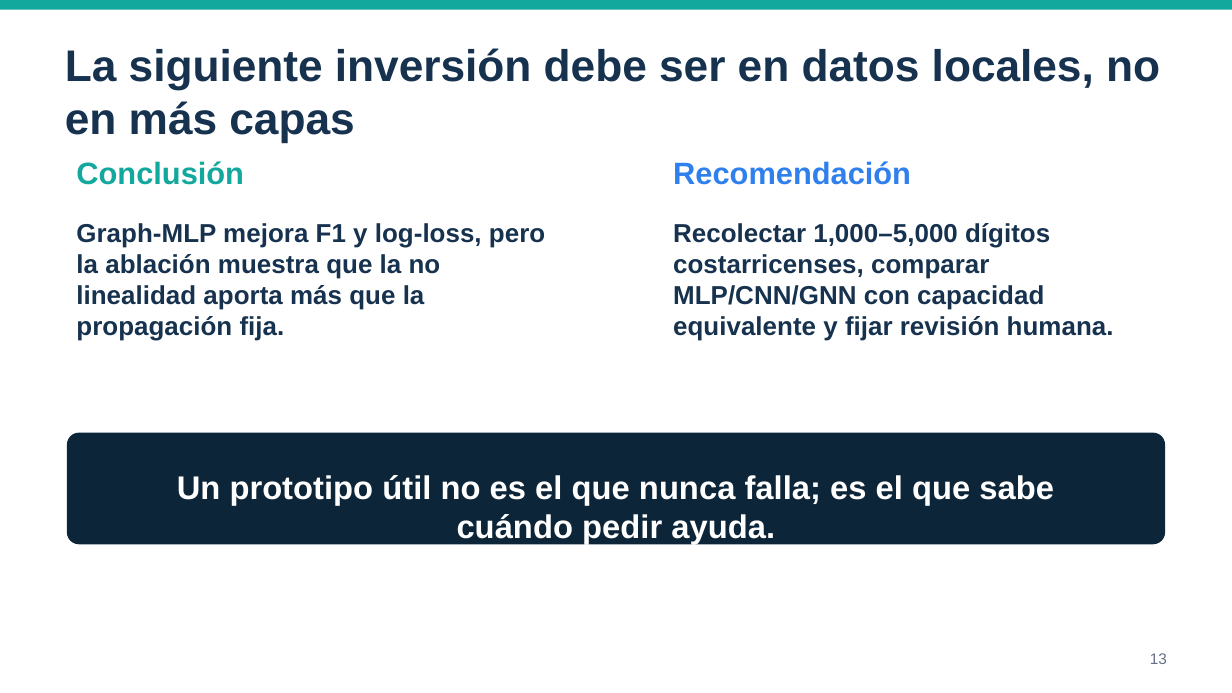
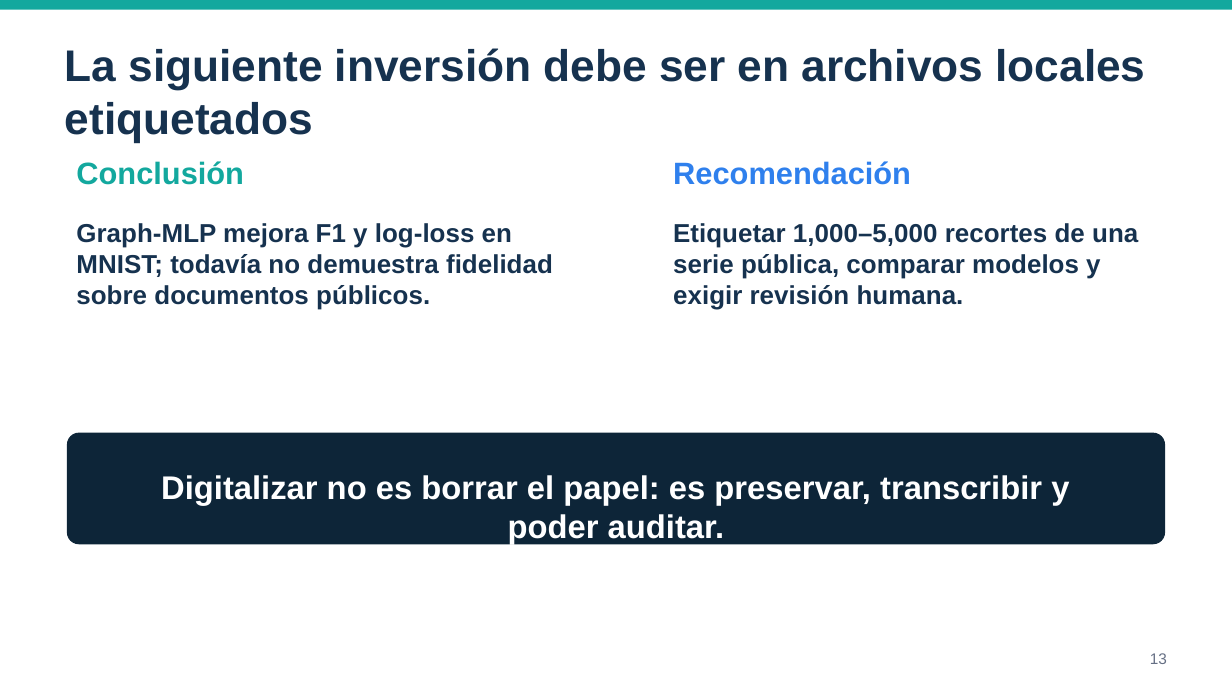
Before and after one commit to EmiliodeGomez/redes-neuronales-grafos-mnist, a slide deck: slide 13 of presentacion/PresentacionFinal_Grupo_RedesNeuronalesGrafos.pptx. Drawn at 1232x693 pixels with LibreOffice and Linux fonts; fonts in the diff are those of the drawing. Boxes give left, top, right and bottom in pixels: in the first picture for what was removed or moved away, otherwise in the second. Text is boxed around its words. In the diff, an @@ line names an element or a change of style, - is before the commit and + after.

Commit message:
Reenfocar proyecto a digitalizacion de archivos publicos

```diff
--- a/presentacion/PresentacionFinal_Grupo_RedesNeuronalesGrafos.pptx
+++ b/presentacion/PresentacionFinal_Grupo_RedesNeuronalesGrafos.pptx
@@ text at [65,48,1146,143]: text changed @@
-La siguiente inversión debe ser en datos locales, no en más capas
+La siguiente inversión debe ser en archivos locales etiquetados
@@ text at [76,223,553,310]: text changed @@
-Graph-MLP mejora F1 y log-loss, pero la ablación muestra que la no linealidad aporta más que la propagación fija.
+Graph-MLP mejora F1 y log-loss en MNIST; todavía no demuestra fidelidad sobre documentos públicos.
@@ text at [673,223,1138,310]: text changed @@
-Recolectar 1,000–5,000 dígitos costarricenses, comparar MLP/CNN/GNN con capacidad equivalente y fijar revisión humana.
+Etiquetar 1,000–5,000 recortes de una serie pública, comparar modelos y exigir revisión humana.
@@ text at [161,475,1069,545]: text changed @@
-Un prototipo útil no es el que nunca falla; es el que sabe cuándo pedir ayuda.
+Digitalizar no es borrar el papel: es preservar, transcribir y poder auditar.
```
Also in this commit, not shown: 5 other slides changed, 8 other files.
